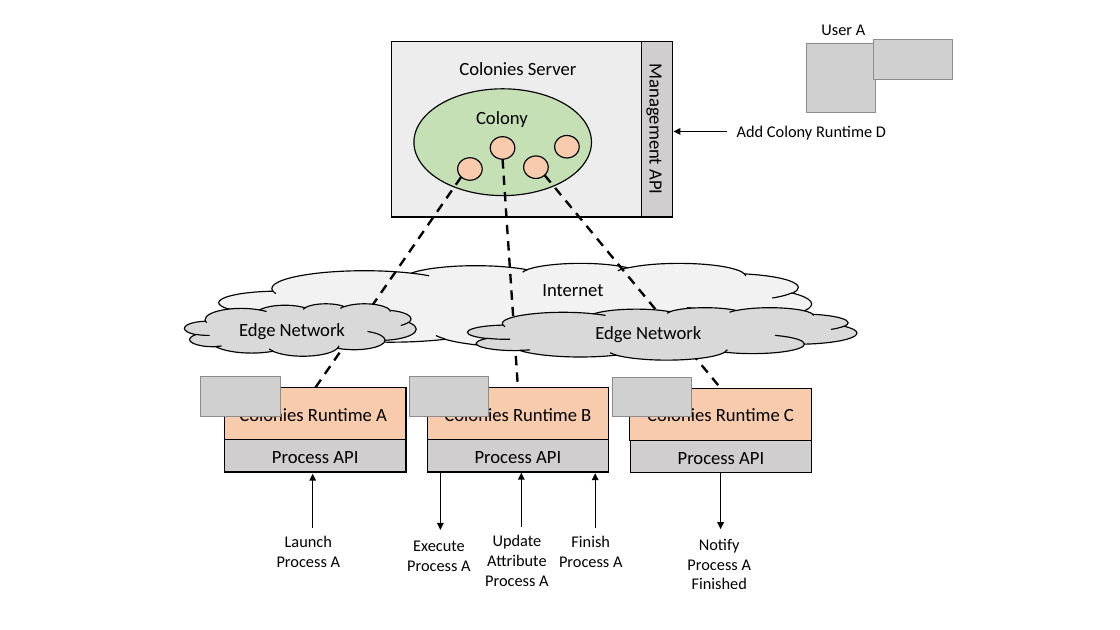
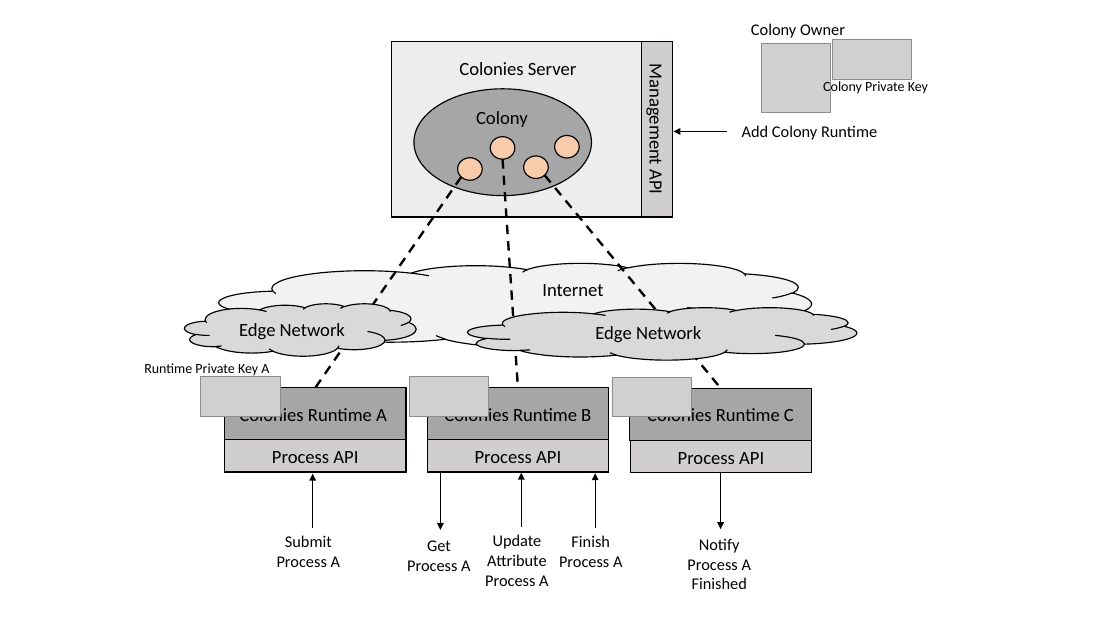
Before and after one commit to colonyos/colonies, a slide deck: slide 1 of docs/images/ColoniesArch.pptx. Drawn at 1120x630 pixels with LibreOffice and Linux fonts; fonts in the diff are those of the drawing; grey boxes stand for pictures. Boxes give left, top, right and bottom in pixels: in the first picture for what was removed or moved away, otherwise in the second. Text is boxed around its words. In the diff, an @@ line names an element or a change of style, - is before the commit and + after.

```diff
--- a/docs/images/ColoniesArch.pptx
+++ b/docs/images/ColoniesArch.pptx
@@ text at (751,23,845,40): text changed @@
-User A
+Colony Owner
@@ picture: place and size @@
-picture at (807,43,875,112)
+picture at (761,43,830,112)
@@ picture: place and size @@
-picture at (873,39,953,79)
+picture at (833,39,912,79)
@@ ellipse at (414,89,592,196): fill #C5E0B4 to #A6A6A6 @@
@@ text added at (823,79,928,95), 12 pt, text #000000 @@
+Colony Private Key
@@ text at (742,125,877,140): text changed @@
-Add Colony Runtime D
+Add Colony Runtime
@@ text added at (144,363,269,377), 12 pt, text #000000 @@
+Runtime Private Key A
@@ fill #F8CBAD to #A6A6A6 in 3 elements at (224,388,406,440), (428,388,609,440), (630,388,812,440) @@
@@ text at (285,535,332,547): text changed @@
-Launch
+Submit
@@ text at (427,540,451,551): text changed @@
-Execute
+Get
```
Also in this commit, not shown: 2 other files.
